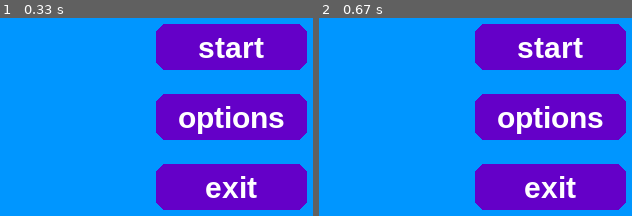
Above: before the commit, frames 1-2 (left to right).
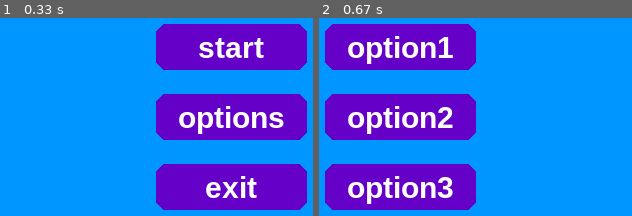
Above: after the commit, the same moments.

Repository: refnost/PygameGameFirst
Game: pygame game, started from main.py
Same seed, same stepped clock (60 frames per second), same inputs: the game is played once before the commit and once after it.
Inputs (mouse positions are in pixels of both pictures, inside the frame that each line leads up to):
- Up to frame 1 (0.33 s): no input
- Up to frame 2 (0.67 s): click (550, 117) at 0.38 s

Frame 1 is identical in both runs. In frame 2, 66% of the frame differs, in the area x 1-99%, y 3-97%.

Commit message:
options buttons, turning while riding

Diff:
--- a/functions.py
+++ b/functions.py
@@ -1,4 +1,3 @@
-import pygame
 import math
 from settings import *
 
@@ -29,9 +28,11 @@
 
 
 def check_controls(surf: Object):
-    forward_step = 1
-    angle_step = 1
+    forward_step = 4
+    angle_step = 2
     scale_step = 0.1
+    forward = False
+    back = False
     cos_a = math.cos(surf.angle * (math.pi / 180))      # переход в радианы
     sin_a = math.sin(surf.angle * (math.pi / 180))      # переход в радианы
     keys = pygame.key.get_pressed()
@@ -47,11 +48,23 @@
         surf.angle = 0
     if keys[pygame.K_w]:
         surf.move((forward_step * cos_a, -forward_step * sin_a, 0))     # точки и картинки
+        forward = True
     if keys[pygame.K_s]:
         surf.move((-forward_step * cos_a, forward_step * sin_a, 0))     # точки и картинки
-    if keys[pygame.K_d]:
-        surf.angle = (surf.angle - angle_step) % 360    # картинки
-        surf.rotate(-angle_step)                        # точки
-    if keys[pygame.K_a]:
-        surf.angle = (surf.angle + angle_step) % 360    # картинки
-        surf.rotate(angle_step)                         # точки
+        back = True
+    if forward:
+        if keys[pygame.K_d]:
+            surf.angle = (surf.angle - angle_step) % 360    # картинки
+            surf.rotate(-angle_step)                        # точки
+        if keys[pygame.K_a]:
+            surf.angle = (surf.angle + angle_step) % 360  # картинки
+            surf.rotate(angle_step)  # точки
+    elif back:
+        if keys[pygame.K_d]:
+            surf.angle = (surf.angle + angle_step) % 360  # картинки
+            surf.rotate(angle_step)  # точки
+        if keys[pygame.K_a]:
+            surf.angle = (surf.angle - angle_step) % 360  # картинки
+            surf.rotate(-angle_step)  # точки
+    forward = False
+    back = True
--- a/interface.py
+++ b/interface.py
@@ -1,18 +1,9 @@
-import numpy as np
-import pygame
 from settings import *
 
 
-class Menu:
+class Menu(InterfaceButtons):
     def __init__(self, screen, pos=(0, 0)):
-        # origin in (0, 0)
-        self.screen = screen
-        self.pos_basic = translate(pos)
-        self.angle = 0
-        self.scale_param = 1
-        self.buttons = []
-        self.create_buttons()
-        self.state = {}
+        super(Menu, self).__init__(screen, pos)
 
     def create_buttons(self):
         screen = self.screen.get_rect().size
@@ -20,22 +11,13 @@
         self.buttons.append(MyButton(self.screen, options_b, (screen[0] / 2, screen[1] / 2), 3, "options"))
         self.buttons.append(MyButton(self.screen, exit_game_b, (screen[0] / 2, screen[1] / 2 + 70), 3, "exit"))
 
-    def update(self, click_mouse: bool):
-        self.state = {}
-        if click_mouse:
-            pos = pygame.mouse.get_pos()
-            for button in self.buttons:
-                state = button.check_col(pos)
-                if state != {}:
-                    self.state = state
-                button.update()
-        else:
-            for button in self.buttons:
-                button.update()
 
-    def draw(self, cam_vec):
-        for button in self.buttons:
-            button.draw(cam_vec)
+class MenuOptions(InterfaceButtons):
+    def __init__(self, screen, pos=(0, 0)):
+        super(MenuOptions, self).__init__(screen, pos)
 
-    def get_states(self):
-        return self.state
+    def create_buttons(self):
+        screen = self.screen.get_rect().size
+        self.buttons.append(MyButton(self.screen, option1_b, (screen[0] * 0.2, screen[1] / 2 - 70), 3, "option1"))
+        self.buttons.append(MyButton(self.screen, option2_b, (screen[0] * 0.2, screen[1] / 2), 3, "option2"))
+        self.buttons.append(MyButton(self.screen, option3_b, (screen[0] * 0.2, screen[1] / 2 + 70), 3, "option3"))
--- a/main.py
+++ b/main.py
@@ -1,10 +1,9 @@
-import pygame
-from settings import Settings
+import random
+from settings import *
 from objects import *
 from functions import *
 from camera import *
 from interface import *
-# from decimal import Decimal     # to correct inaccuracies like 0.1 + 0.1 + 0.1 == 0.30000000000000004
 
 
 class Game:
@@ -19,27 +18,36 @@
 
         self.camera = Camera(self.screen, (self.sett.scr_width / 2, self.sett.scr_height / 2))
 
-        self.interface = []     # можно ключ-значение, но пока что обычный массив
-        self.create_interface()
+        self.interface = None
+        self.create_interface("menu")
 
         self.objects = []
         self.selected_obj = 1
         # self.create_objects()
 
-        self.states = {"game": True, "mouse": False, "menu": True, "start": False, "stop": False}
+        self.states = {"game": True, "mouse": False, "menu": True, "start": False, "stop": False, "options": False}
 
-    def create_interface(self):
-        self.interface.append(Menu(self.screen))
+    def create_interface(self, key):
+        if key == "menu":
+            self.interface = Menu(self.screen)
+        elif key == "options":
+            self.interface = MenuOptions(self.screen)
 
     def create_objects(self):
         self.objects.append(Map(self.screen))
         self.objects.append(Car(self.screen, (self.sett.scr_width / 2, self.sett.scr_height / 2)))
         self.objects.append(FriendCar(self.screen, (100, 45)))
+        # self.objects.append(Target(self.screen, (random.randint(0, self.objects[0].size[0]),
+        #                                          random.randint(0, self.objects[0].size[1]))))
+
+    def target_collision(self):
+        # self.objects[len(self.objects)]
+        pass
 
     def start_gameplay(self):
         self.create_objects()
         self.states["menu"] = False
-        self.interface.clear()
+        self.interface = None
 
     def draw(self, states):
         if not self.states["menu"]:
@@ -48,23 +56,25 @@
         for obj in self.objects:
             obj.update()
             obj.draw(cam_vec)
-        for i in self.interface:
-            i.update(states["mouse"])
-            i.draw(cam_vec)
+        if self.interface:
+            self.interface.update(states["mouse"])
+            self.interface.draw(cam_vec)
         self.states["mouse"] = False
 
     def run(self):
         while self.states["game"]:
             self.states = check_events(self.states)                 # проверка нажатий и закрывания окна
             if self.states["stop"]:
-                self.states.update({"start": False, "menu": True, "stop": False})
+                self.states.update({"start": False, "menu": True, "stop": False, "options": False})
                 self.objects.clear()
-                self.create_interface()
+                self.create_interface("menu")
             if self.states["menu"]:
-                self.states.update(self.interface[0].get_states())  # получение состояний от нажатий на кнопки меню
+                self.states.update(self.interface.get_states())     # получение состояний от нажатий на кнопки меню
             else:
                 self.selected_obj = check_global_controls(self.selected_obj)
                 check_controls(self.objects[self.selected_obj])
+            if self.states["options"]:
+                self.create_interface("options")
             if self.states["start"]:
                 self.states["start"] = False
                 self.start_gameplay()
--- a/objects.py
+++ b/objects.py
@@ -1,5 +1,3 @@
-import numpy as np
-import pygame
 from settings import *
 
 
@@ -8,8 +6,8 @@
         super(Map, self).__init__(screen, pos)
 
         image = load_asset("assets/test_map.bmp")
-        size = image.get_rect().size
-        image = pygame.transform.scale(image, [i * 2 for i in size])
+        self.size = image.get_rect().size
+        image = pygame.transform.scale(image, [i * 2 for i in self.size])
 
         self.src_image = pygame.transform.rotate(image, 0)       # Для коректного поворота изображения
 
@@ -135,3 +133,28 @@
 
     def draw(self, cam_vec):
         pygame.draw.polygon(self.surf, (0, 0, 200), self.pos_rectVert[:, 0:2] + cam_vec)
+
+
+class Target(Object):
+    def __init__(self, screen, pos=(0, 0)):
+        super(Target, self).__init__(screen, pos)
+
+        size = (40, 40)
+
+        self.screen_rect = self.surf.get_rect()
+
+        self.pos_rectVert = np.array([
+            [-size[0]/2, -size[1]/2, 1],    # X.topleft     Y.topleft       1
+            [size[0]/2, -size[1]/2, 1],     # X.topright    Y.topright      1
+            [size[0]/2, size[1]/2, 1],      # X.bottomright Y.bottomright   1
+            [-size[0]/2, size[1]/2, 1]     # X.bottomleft  Y.bottomleft    1
+        ])
+        self.pos_rectVert_orig = self.pos_rectVert.copy()
+
+    def update(self):
+        for i in range(len(self.pos_rectVert)):
+            vec = self.pos_basic @ self.pos_rectVert_orig[i]
+            self.pos_rectVert[i, :] = np.array(vec)
+
+    def draw(self, cam_vec):
+        pygame.draw.polygon(self.surf, (200, 50, 50), self.pos_rectVert[:, 0:2] + cam_vec)
--- a/settings.py
+++ b/settings.py
@@ -9,7 +9,7 @@
         self.scr_width = 500
         self.scr_height = 500
         self.bg_color = (0, 150, 255)
-        self.caption_name = "Кошки мышки"
+        self.caption_name = "Some of game"
         self.FPS = 60
 
 
@@ -81,6 +81,7 @@
         if m_pos != (-1, -1):
             x, y = self.pos_basic[0, 2] - self.size[0] / 2, self.pos_basic[1, 2] - self.size[1] / 2
             if x <= m_pos[0] <= x + self.size[0] and y <= m_pos[1] <= y + self.size[1]:
+                self.scaling(1.1)
                 return self.function()
         return {}
 
@@ -113,6 +114,43 @@
         self.surf.blit(self.text_image, self.text_rect)
 
 
+class InterfaceButtons:
+    def __init__(self, screen, pos=(0, 0)):
+        # origin in (0, 0)
+        self.screen = screen
+        self.pos_basic = translate(pos)
+        self.angle = 0
+        self.scale_param = 1
+        self.buttons = []
+        self.create_buttons()
+        self.state = {}
+
+    def update(self, click_mouse: bool):
+        self.state = {}
+        if click_mouse:
+            pos = pygame.mouse.get_pos()
+            for button in self.buttons:
+                state = button.check_col(pos)
+                if state != {}:
+                    self.state = state
+                button.update()
+        else:
+            for button in self.buttons:
+                button.update()
+
+    def draw(self, cam_vec):
+        self.screen.fill((0, 150, 255))
+        for button in self.buttons:
+            button.draw(cam_vec)
+
+    def get_states(self):
+        return self.state
+
+    @abstractmethod
+    def create_buttons(self):
+        pass
+
+
 def rot_x_y(point: np.array, a: int) -> np.array:
     x = point[0] * cos(a) - point[1] * sin(a)
     y = point[0] * sin(a) + point[1] * cos(a)
@@ -171,4 +209,19 @@
 
 def options_b():
     print("Open options by button")
+    return {"options": True}
+
+
+def option1_b():
+    print("Open option 1 by button")
     return {}
+
+
+def option2_b():
+    print("Open option 2 by button")
+    return {}
+
+
+def option3_b():
+    print("Open option 3 by button")
+    return {}
